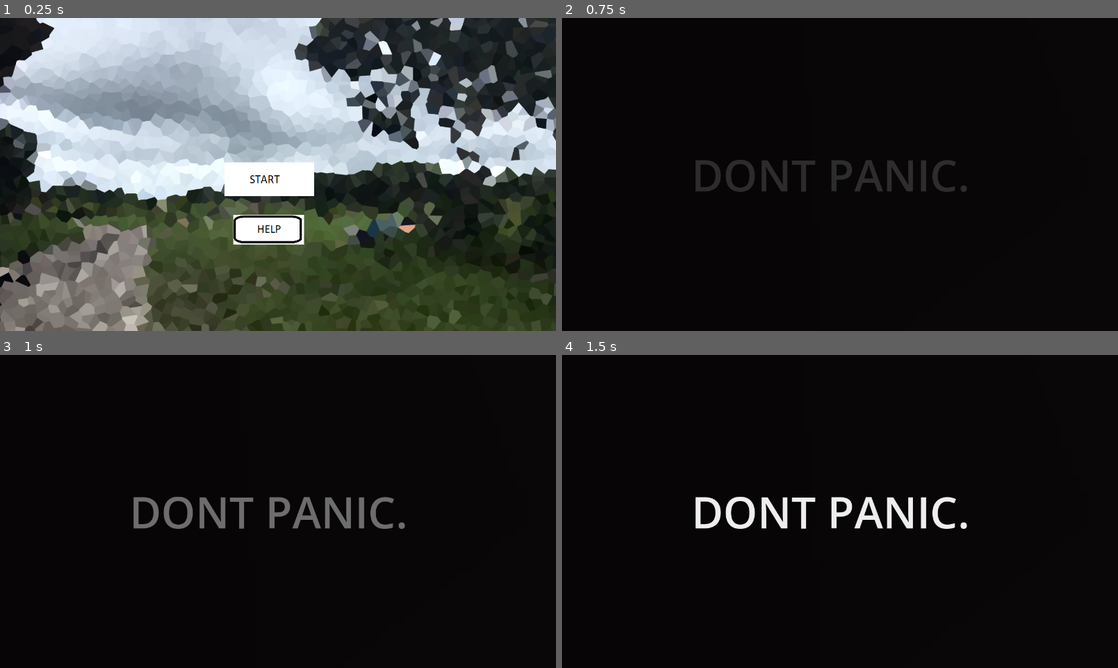
Above: before the commit, frames 1-4 (two rows, left to right).
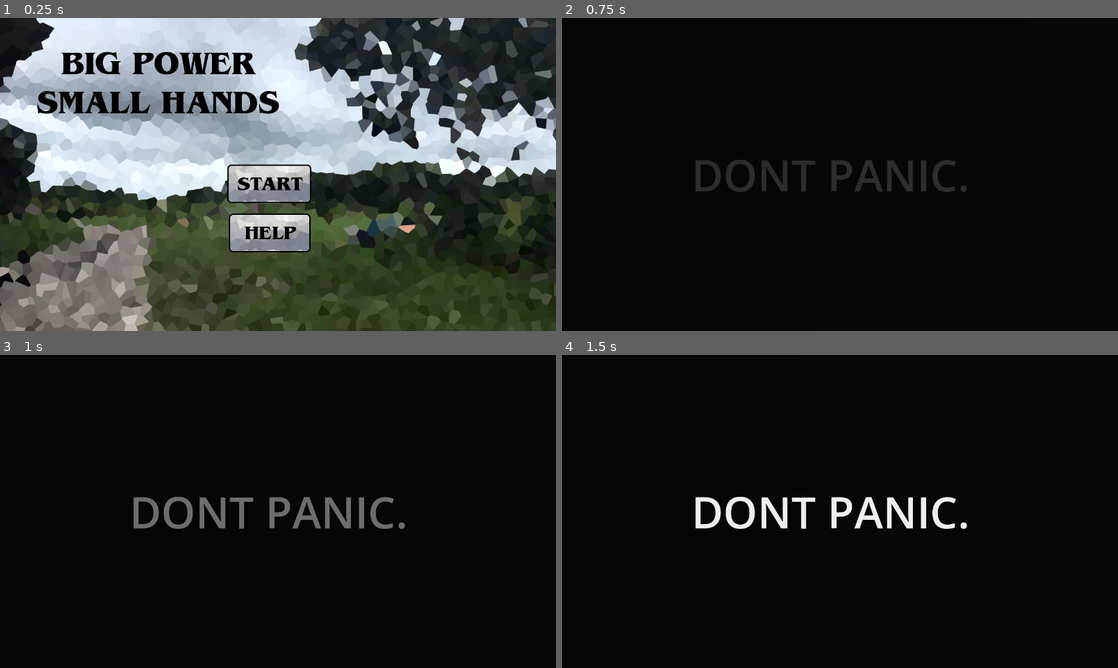
Above: after the commit, the same moments.

Repository: SebMarson/gmtk-gamejam-2024
Game: Godot game, scene res://scenes/start_screen.tscn
Two runs of this game, one before a commit and one after it. Both use one fixed random seed, a clock stepped at 60 frames per second and the inputs below. Sound files missing from this copy of the repository are replaced by a short silence.
Inputs (mouse positions are in pixels of both pictures, inside the frame that each line leads up to; where the layout moved, square brackets give the same spot in the first picture):
- Up to frame 1 (0.25 s): no input
- Up to frame 2 (0.75 s): click (828, 183) [828, 180] at 0.5 s
- Up to frame 3 (1 s): no input
- Up to frame 4 (1.5 s): tap Enter at 1.25 s; move the mouse to (962, 495) at 1.27 s; click (962, 495) at 1.42 s

The runs differ from the first frame. In frame 1, 6.8% of the frame differs, in the area x 6-57%, y 10-76%; in frame 2, nothing differs; in frame 3, nothing differs; in frame 4, nothing differs.

Commit message:
Added music and more cinematic stuff. I'm getting tired. This may be the last commit. GG

Diff:
--- a/mitosis_screen.gd
+++ b/mitosis_screen.gd
@@ -31,7 +31,7 @@
 	$HBoxContainer/OriginalCardHolder.add_child(originalCard)
 
 	for newCard in newCards:
-		$HBoxContainer/NewCardHolder.add_child(newCard)
+		$NewCardHolder.add_child(newCard)
 
 	$Timer.start(3)
 
@@ -42,7 +42,7 @@
 
 	# remove new cards
 	for child in newCards:
-		$HBoxContainer/NewCardHolder.remove_child(child)
+		$NewCardHolder.remove_child(child)
 
 	originalCard = null
 	newCards = null
--- a/scenes/level.gd
+++ b/scenes/level.gd
@@ -12,6 +12,7 @@
 var discardDeck
 var deckScreen
 var mitosisScreen
+var music
 
 var europeFlag = false
 var earthFlag = false
@@ -69,8 +70,14 @@
 		$Background.texture = load("res://graphics/backgrounds/tiny-background.png")
 	elif (score >= 20 and score < 50):
 		$Background.texture = load("res://graphics/backgrounds/outside-background.png")
+		music.stop()
+		music = $Adventure
+		music.play()
 	elif (score >= 50 and score < 70):
 		$Background.texture = load("res://graphics/backgrounds/orbit-background.png")
+		music.stop()
+		music = $Epic
+		music.play()
 	else:
 		$Background.texture = load("res://graphics/backgrounds/space-background.png")
 
@@ -94,6 +101,7 @@
 		remove_child(deckScreen)
 		remove_child(mitosisScreen)
 		$ScoreContainer.visible = false
+		music.stop()
 		$EndingCinematic.play("ending_cinematic")
 	else:
 		# Discard hand into the discard deckz
@@ -166,12 +174,19 @@
 	# Initialize mitosis screen
 	mitosisScreen = mitosisScene.instantiate()
 	mitosisScreen.setLevel(self)
-	mitosisScreen.position = Vector2(600, 100)
-	mitosisScreen.size = Vector2(900, 500)
+	#mitosisScreen.position = Vector2(600, 100)
+	#mitosisScreen.size = Vector2(900, 500)
 
 	# Setup score board
 	$ScoreContainer.visible = true
 	setSizeValue()
 
+	music = $Tiny
+	music.play()
+
 	# Load monster
 	spawnMonster()
+
+
+func _on_tiny_finished() -> void:
+	music.play()
--- a/scenes/level.tscn
+++ b/scenes/level.tscn
@@ -6,6 +6,10 @@
 [ext_resource type="Texture2D" uid="uid://b71kepdp5rdmp" path="res://graphics/backgrounds/cutscene-background.png" id="3_5m6wv"]
 [ext_resource type="Texture2D" uid="uid://bl1ku6qlpwtne" path="res://graphics/backgrounds/EYE.png" id="4_7uu5d"]
 [ext_resource type="AudioStream" uid="uid://bl1uj1s20plh3" path="res://audio/effects/explosion.wav" id="5_pokxy"]
+[ext_resource type="AudioStream" uid="uid://dqhft03rny8wx" path="res://audio/music/Tiny.wav" id="7_e0qhd"]
+[ext_resource type="AudioStream" uid="uid://dof727nmrifa6" path="res://audio/music/Epic.wav" id="8_kk18t"]
+[ext_resource type="AudioStream" uid="uid://bshotdy4nw4f6" path="res://audio/music/Adventure.wav" id="9_kvhkj"]
+[ext_resource type="AudioStream" uid="uid://bse6euc3nxcf8" path="res://audio/music/Victory.wav" id="10_pjpxk"]
 
 [sub_resource type="Animation" id="Animation_55cs6"]
 resource_name = "new_animation"
@@ -138,10 +142,10 @@
 tracks/1/interp = 1
 tracks/1/loop_wrap = true
 tracks/1/keys = {
-"times": PackedFloat32Array(0, 20),
-"transitions": PackedFloat32Array(1, 1),
-"update": 0,
-"values": [Vector2(-1, 757), Vector2(4, -1298)]
+"times": PackedFloat32Array(3.2, 5, 20),
+"transitions": PackedFloat32Array(1, 1, 1),
+"update": 0,
+"values": [Vector2(-1, 757), Vector2(1, 700), Vector2(4, -1298)]
 }
 tracks/2/type = "value"
 tracks/2/imported = false
@@ -227,6 +231,18 @@
 "update": 1,
 "values": [false]
 }
+tracks/9/type = "value"
+tracks/9/imported = false
+tracks/9/enabled = true
+tracks/9/path = NodePath("Victory:playing")
+tracks/9/interp = 1
+tracks/9/loop_wrap = true
+tracks/9/keys = {
+"times": PackedFloat32Array(0, 0.1),
+"transitions": PackedFloat32Array(1, 1),
+"update": 1,
+"values": [false, true]
+}
 
 [sub_resource type="Animation" id="Animation_k2e6m"]
 length = 0.001
@@ -337,6 +353,18 @@
 "transitions": PackedFloat32Array(1),
 "update": 1,
 "values": [false]
+}
+tracks/9/type = "value"
+tracks/9/imported = false
+tracks/9/enabled = true
+tracks/9/path = NodePath("Victory:playing")
+tracks/9/interp = 1
+tracks/9/loop_wrap = true
+tracks/9/keys = {
+"times": PackedFloat32Array(0),
+"transitions": PackedFloat32Array(1),
+"update": 1,
+"values": [true]
 }
 
 [sub_resource type="AnimationLibrary" id="AnimationLibrary_bh6uq"]
@@ -455,4 +483,20 @@
 [node name="Explosion" type="AudioStreamPlayer" parent="."]
 stream = ExtResource("5_pokxy")
 
+[node name="Tiny" type="AudioStreamPlayer" parent="."]
+stream = ExtResource("7_e0qhd")
+
+[node name="Epic" type="AudioStreamPlayer" parent="."]
+stream = ExtResource("8_kk18t")
+volume_db = -10.0
+
+[node name="Adventure" type="AudioStreamPlayer" parent="."]
+stream = ExtResource("9_kvhkj")
+volume_db = -15.0
+
+[node name="Victory" type="AudioStreamPlayer" parent="."]
+stream = ExtResource("10_pjpxk")
+volume_db = -15.0
+
 [connection signal="animation_finished" from="StartingAnimation" to="." method="_on_animation_player_animation_finished"]
+[connection signal="finished" from="Tiny" to="." method="_on_tiny_finished"]
--- a/scenes/mitosis_screen.tscn
+++ b/scenes/mitosis_screen.tscn
@@ -1,7 +1,7 @@
 [gd_scene load_steps=3 format=3 uid="uid://cxt3s53gi7mrk"]
 
 [ext_resource type="Script" path="res://mitosis_screen.gd" id="1_8yie1"]
-[ext_resource type="Texture2D" uid="uid://bt036puwum4tn" path="res://graphics/mitosis_arrow.png" id="2_uect6"]
+[ext_resource type="Texture2D" uid="uid://bfltpfmt7wpoy" path="res://graphics/backgrounds/arrow.png" id="2_7fvcu"]
 
 [node name="MitosisScreen" type="Control"]
 layout_mode = 3
@@ -12,16 +12,12 @@
 
 [node name="HBoxContainer" type="HBoxContainer" parent="."]
 layout_mode = 0
-offset_right = 40.0
-offset_bottom = 40.0
+offset_left = 250.0
+offset_top = 242.0
+offset_right = 290.0
+offset_bottom = 282.0
 
 [node name="OriginalCardHolder" type="HBoxContainer" parent="HBoxContainer"]
-layout_mode = 2
-
-[node name="Arrow" type="Sprite2D" parent="HBoxContainer"]
-texture = ExtResource("2_uect6")
-
-[node name="NewCardHolder" type="VBoxContainer" parent="HBoxContainer"]
 layout_mode = 2
 
 [node name="Timer" type="Timer" parent="."]
@@ -29,5 +25,17 @@
 one_shot = true
 autostart = true
 
+[node name="NewCardHolder" type="VBoxContainer" parent="."]
+layout_mode = 2
+offset_left = 830.0
+offset_top = 181.0
+offset_right = 830.0
+offset_bottom = 221.0
+
+[node name="Arrow" type="Sprite2D" parent="."]
+position = Vector2(620, 350)
+scale = Vector2(2, 2)
+texture = ExtResource("2_7fvcu")
+
 [connection signal="child_exiting_tree" from="HBoxContainer/OriginalCardHolder" to="." method="_on_original_card_holder_child_exiting_tree"]
 [connection signal="timeout" from="Timer" to="." method="_on_timer_timeout"]
--- a/scenes/start_screen.gd
+++ b/scenes/start_screen.gd
@@ -1,9 +1,11 @@
 extends Node2D
 
+var music
 
 # Called when the node enters the scene tree for the first time.
 func _ready() -> void:
-	pass # Replace with function body.
+	music = $Adventure
+	music.play()
 
 
 # Called every frame. 'delta' is the elapsed time since the previous frame.
@@ -12,8 +14,13 @@
 
 
 func _on_start_button_pressed() -> void:
+	music.stop()
 	get_tree().change_scene_to_file("res://scenes/level.tscn")
 
 
 func _on_help_button_pressed() -> void:
 	get_tree().change_scene_to_file("res://scenes/help_screen.tscn")
+
+
+func _on_adventure_finished() -> void:
+	music.play()
--- a/scenes/start_screen.tscn
+++ b/scenes/start_screen.tscn
@@ -1,12 +1,14 @@
-[gd_scene load_steps=8 format=3 uid="uid://muiphjp2gdq4"]
+[gd_scene load_steps=10 format=3 uid="uid://muiphjp2gdq4"]
 
 [ext_resource type="Script" path="res://scenes/start_screen.gd" id="1_tqxqu"]
-[ext_resource type="Texture2D" uid="uid://bafq5phsgf2q6" path="res://graphics/buttons/start_button.png" id="2_4i75w"]
-[ext_resource type="Texture2D" uid="uid://dw1vjuak0lg7p" path="res://graphics/buttons/start_button_hover.png" id="3_lhroi"]
+[ext_resource type="Texture2D" uid="uid://yyxos8typkx3" path="res://graphics/buttons/start-button-new.png" id="2_tkjlt"]
+[ext_resource type="Texture2D" uid="uid://dp36sfh3v5gch" path="res://graphics/buttons/start-button-new-hover.png" id="3_qsj88"]
 [ext_resource type="Script" path="res://scenes/start_button.gd" id="4_5w0x3"]
-[ext_resource type="Texture2D" uid="uid://d3y25o77semp1" path="res://graphics/buttons/help_button.png" id="5_0gw6c"]
-[ext_resource type="Texture2D" uid="uid://cncuv76unndb1" path="res://graphics/buttons/help_button_hover.png" id="6_gfc3g"]
+[ext_resource type="Texture2D" uid="uid://cyick0fnihn7x" path="res://graphics/buttons/help-button-new.png" id="5_dgms1"]
+[ext_resource type="Texture2D" uid="uid://b57mccpu5yinf" path="res://graphics/buttons/help-button-new-hover.png" id="6_2nna0"]
 [ext_resource type="Texture2D" uid="uid://hesfqtwilutq" path="res://graphics/backgrounds/menu-background.png" id="7_y7hem"]
+[ext_resource type="Texture2D" uid="uid://bnkbie1qtqwwv" path="res://graphics/backgrounds/title.png" id="8_vhna5"]
+[ext_resource type="AudioStream" uid="uid://bshotdy4nw4f6" path="res://audio/music/Adventure.wav" id="9_mk7a0"]
 
 [node name="StartScreen" type="Node2D"]
 script = ExtResource("1_tqxqu")
@@ -33,28 +35,37 @@
 offset_top = 332.0
 offset_right = 723.0
 offset_bottom = 410.0
-texture_normal = ExtResource("2_4i75w")
-texture_hover = ExtResource("3_lhroi")
+texture_normal = ExtResource("2_tkjlt")
+texture_hover = ExtResource("3_qsj88")
 stretch_mode = 0
 script = ExtResource("4_5w0x3")
 
 [node name="HelpButton" type="TextureButton" parent="."]
-offset_left = 537.0
-offset_top = 453.0
-offset_right = 743.0
-offset_bottom = 521.0
-texture_normal = ExtResource("5_0gw6c")
-texture_hover = ExtResource("6_gfc3g")
+offset_left = 521.0
+offset_top = 445.0
+offset_right = 727.0
+offset_bottom = 545.0
+texture_normal = ExtResource("5_dgms1")
+texture_hover = ExtResource("6_2nna0")
 
 [node name="TextureButton" type="TextureButton" parent="."]
 offset_right = 40.0
 offset_bottom = 40.0
 
-[node name="Sprite2D" type="Sprite2D" parent="."]
+[node name="Background" type="Sprite2D" parent="."]
 z_index = -1
 position = Vector2(643, 372)
 scale = Vector2(0.52, 0.52)
 texture = ExtResource("7_y7hem")
 
+[node name="Title" type="Sprite2D" parent="."]
+position = Vector2(363, 152)
+texture = ExtResource("8_vhna5")
+
+[node name="Adventure" type="AudioStreamPlayer" parent="."]
+stream = ExtResource("9_mk7a0")
+volume_db = -30.0
+
 [connection signal="pressed" from="StartButton" to="." method="_on_start_button_pressed"]
 [connection signal="pressed" from="HelpButton" to="." method="_on_help_button_pressed"]
+[connection signal="finished" from="Adventure" to="." method="_on_adventure_finished"]
Not shown, added: audio/music/Adventure.wav.import
Not shown, added: audio/music/Epic.wav.import
Not shown, added: audio/music/Tiny.wav.import
Not shown, added: audio/music/Victory.wav.import
Binary file added: graphics/backgrounds/arrow.png
Not shown, added: graphics/backgrounds/arrow.png.import
Binary file added: graphics/backgrounds/title.png
Not shown, added: graphics/backgrounds/title.png.import
Binary file added: graphics/buttons/continue_button_new.png
Not shown, added: graphics/buttons/continue_button_new.png.import
Binary file added: graphics/buttons/help-button-new-hover.png
Not shown, added: graphics/buttons/help-button-new-hover.png.import
(and 19 more such lines)
